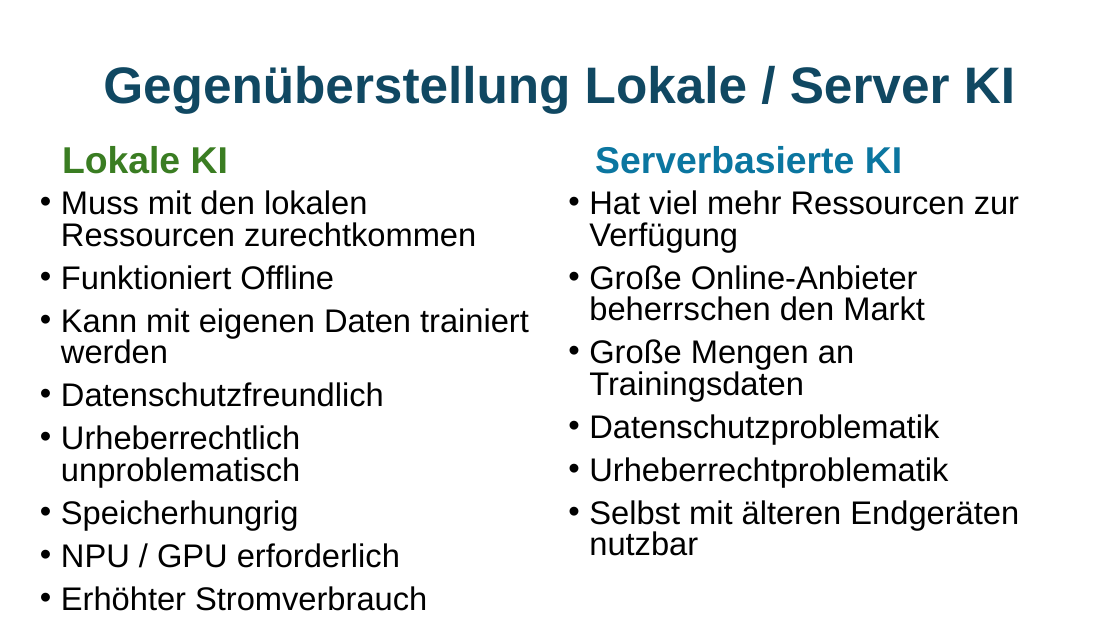
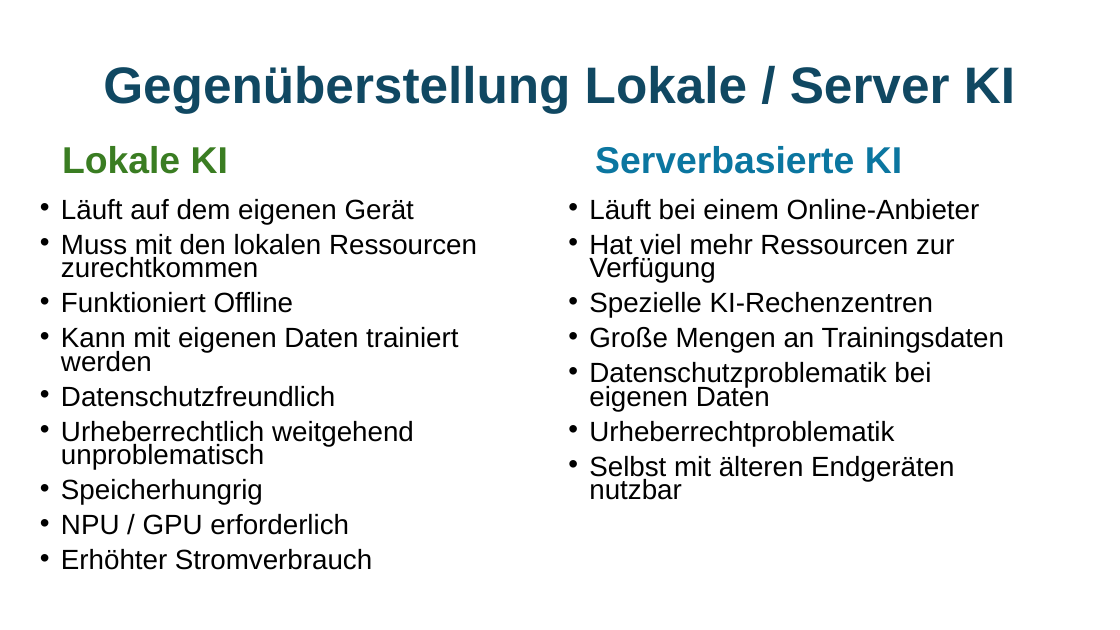
Before and after one commit to MickyRoth/Presentations, a slide deck: slide 4 of KI Grundlagen.pptx. Drawn at 1120x630 pixels with LibreOffice and Linux fonts; fonts in the diff are those of the drawing. Boxes give left, top, right and bottom in pixels: in the first picture for what was removed or moved away, otherwise in the second. Text is boxed around its words. In the diff, an @@ line names an element or a change of style, - is before the commit and + after.

```diff
--- a/KI Grundlagen.pptx
+++ b/KI Grundlagen.pptx
@@ text "Läuft auf dem eigenen Gerät": place and size @@
-text "Läuft auf dem eigenen Gerät" at (61,190,529,611)
+text "Läuft auf dem eigenen Gerät" at (61,199,477,570)
@@ text at (61,199,414,224): paragraph added @@
+• Läuft auf dem eigenen Gerät
@@ text "Läuft bei einem Online-Anbieter": place and size @@
-text "Läuft bei einem Online-Anbieter" at (589,190,1019,556)
+text "Läuft bei einem Online-Anbieter" at (589,199,1004,500)
@@ text at (589,199,980,220): paragraph added @@
+• Läuft bei einem Online-Anbieter
@@ text at (61,234,477,570): size 28 to 23.8 pt in "Muss mit den lokalen Ressourcen zurechtkommen", "Funktioniert Offline", "Kann mit eigenen Daten trainiert werden", "Datenschutzfreundlich" and 3 more places; line spacing 0.8 to 0.7 @@
@@ text at (589,234,1004,500): size 28 to 23.8 pt in "Hat viel mehr Ressourcen zur Verfügung", "Große Mengen an Trainingsdaten", "Urheberrechtproblematik", "Selbst mit älteren Endgeräten nutzbar"; line spacing 0.8 to 0.7 @@
@@ text at (589,292,934,318): text changed; size 28 to 23.8 pt @@
-• Große Online-Anbieter beherrschen den Markt
+• Spezielle KI-Rechenzentren
@@ text at (589,362,931,411): text changed; size 28 to 23.8 pt @@
-• Datenschutzproblematik
+• Datenschutzproblematik bei eigenen Daten
@@ text at (61,421,414,469): text changed; size 28 to 23.8 pt @@
-• Urheberrechtlich unproblematisch
+• Urheberrechtlich weitgehend unproblematisch
```
Also in this commit, not shown: 6 other slides changed, 1 slide added.
